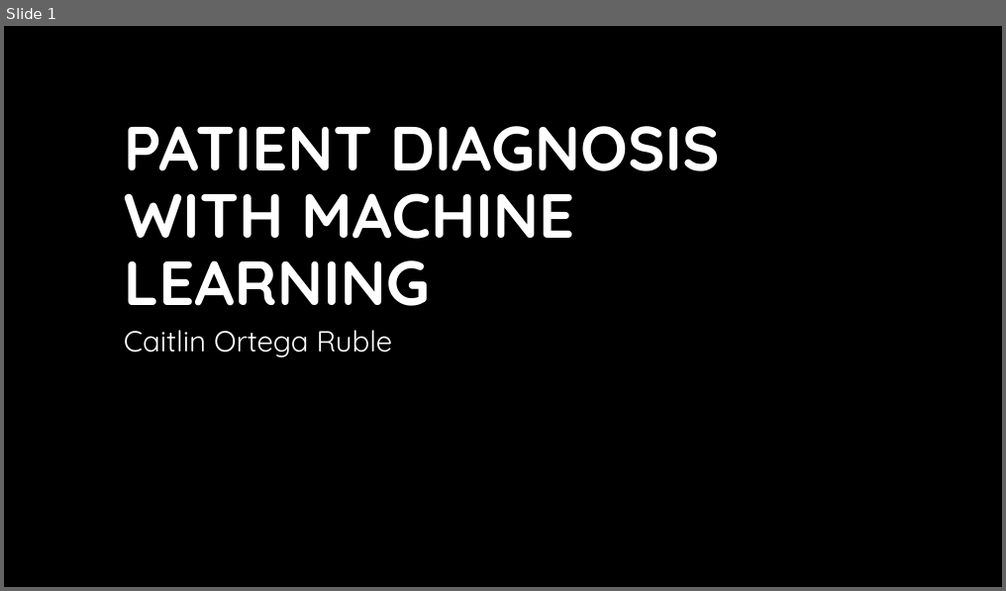
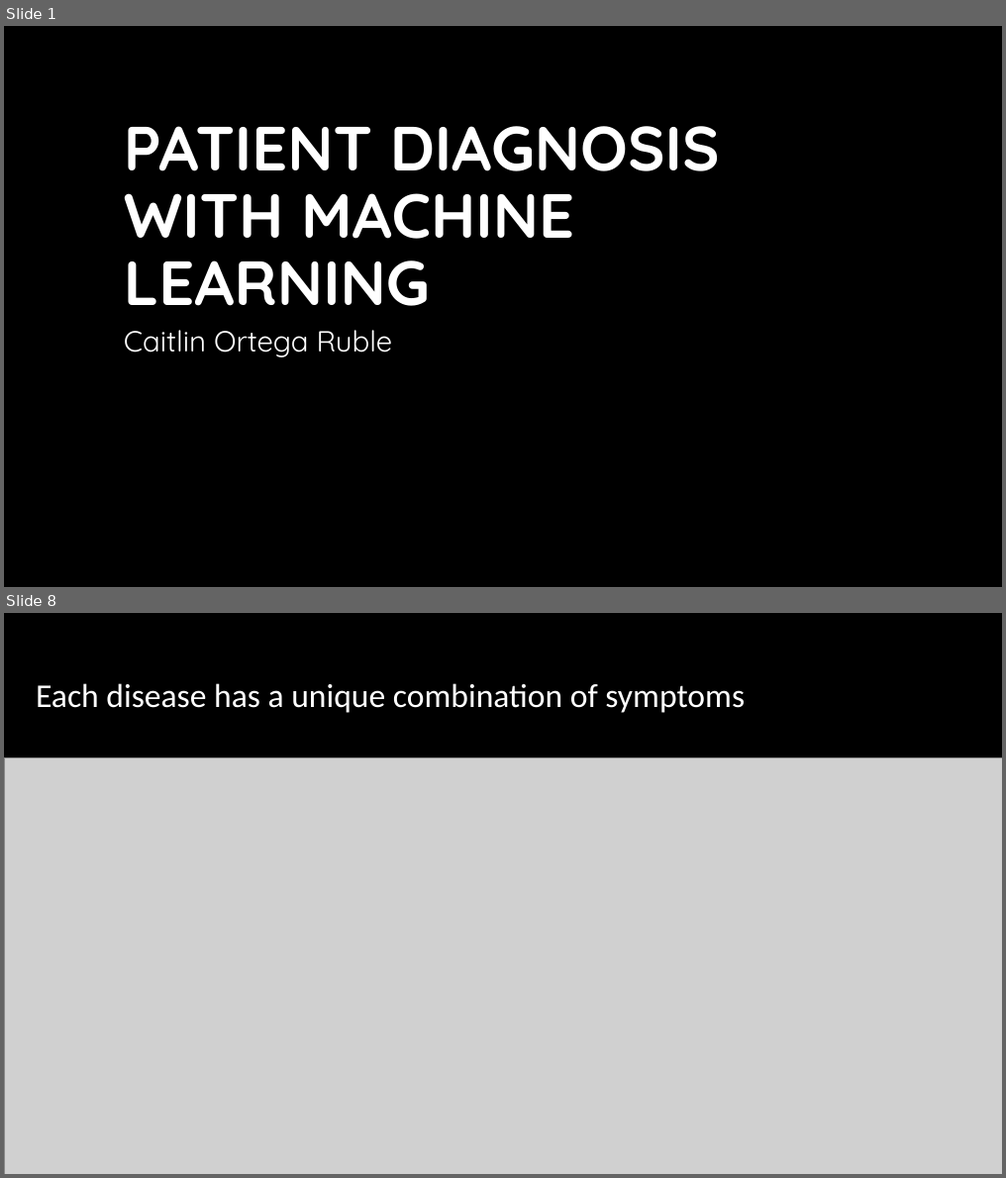
Before and after one commit to caitlinruble/Springboard, a slide deck: Assignments/Classifying Disease - Capstone/Slide Deck.pptx. Shown one above the other, each under a label of ours: slide 1 before the commit, slides 1 and 8 after it; the slides between them are not shown. The pictures are 1006x591 and 1006x1178 pixels, drawn with LibreOffice and Linux fonts; fonts in the diff are those of the drawing; grey boxes stand for pictures; background and template pictures are left out. Boxes give left, top, right and bottom in pixels: in the first picture for what was removed or moved away, otherwise in the second. Text is boxed around its words. In the diff, an @@ line names an element or a change of style, - is before the commit and + after.

```diff
--- a/Assignments/Classifying Disease - Capstone/Slide Deck.pptx
+++ b/Assignments/Classifying Disease - Capstone/Slide Deck.pptx
@@ slide 8 added at [4, 613, 1002, 1174], background #000000 @@
@@ title added at [36, 683, 745, 713], 32 pt, text #FFFFFF @@
+Each disease has a unique combination of symptoms
@@ picture added at [4, 759, 1002, 1174] @@
```
Also in this commit, not shown: 5 slides changed, 3 other slides added, 3 slides removed.
